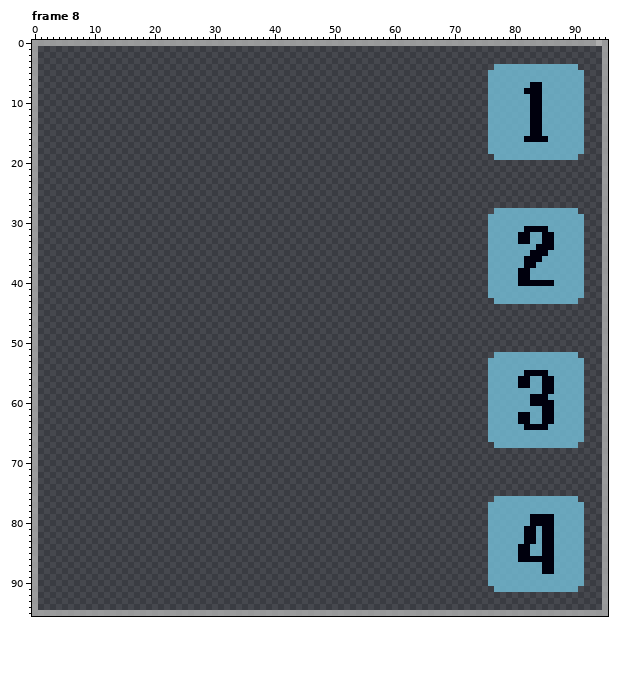
Two states of a pixel-art file, assets/images/imgui_light/algorithm.ase. This is how it looked before the edit.
96x96 pixels, 8 frames. Shown: frame 8. The commit also changed other frames, which this record leaves out.
After:
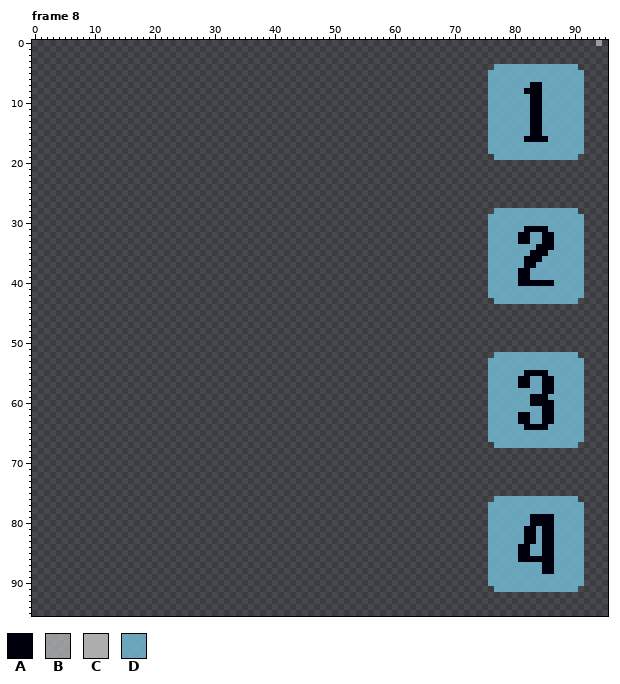
Palette (. is transparent): A #00000d  B #b3b3b3c7  C #b3b3b3f3  D #73bfd9cc
Message: Draw the algorithm and SSG-EG pictures' frames in a theme color
From old to new:
layer "Layer 3" removed
Changed rows in their new state; - is an unchanged pixel.
Frame 8:
first column x 0:
 0 ..............................................................................................B.
 1 .----------------------------------------------------------------------------------------------.
 2 .----------------------------------------------------------------------------------------------.
 3 .----------------------------------------------------------------------------------------------.
 4 .----------------------------------------------------------------------------------------------.
 5 .----------------------------------------------------------------------------------------------.
 6 .----------------------------------------------------------------------------------------------.
 7 .----------------------------------------------------------------------------------------------.
 8 .----------------------------------------------------------------------------------------------.
 9 .----------------------------------------------------------------------------------------------.
10 .----------------------------------------------------------------------------------------------.
11 .----------------------------------------------------------------------------------------------.
12 .----------------------------------------------------------------------------------------------.
13 .----------------------------------------------------------------------------------------------.
14 .----------------------------------------------------------------------------------------------.
15 .----------------------------------------------------------------------------------------------.
16 .----------------------------------------------------------------------------------------------.
17 .----------------------------------------------------------------------------------------------.
18 .----------------------------------------------------------------------------------------------.
19 .----------------------------------------------------------------------------------------------.
20 .----------------------------------------------------------------------------------------------.
21 .----------------------------------------------------------------------------------------------.
22 .----------------------------------------------------------------------------------------------.
23 .----------------------------------------------------------------------------------------------.
24 .----------------------------------------------------------------------------------------------.
25 .----------------------------------------------------------------------------------------------.
26 .----------------------------------------------------------------------------------------------.
27 .----------------------------------------------------------------------------------------------.
28 .----------------------------------------------------------------------------------------------.
29 .----------------------------------------------------------------------------------------------.
30 .----------------------------------------------------------------------------------------------.
31 .----------------------------------------------------------------------------------------------.
32 .----------------------------------------------------------------------------------------------.
33 .----------------------------------------------------------------------------------------------.
34 .----------------------------------------------------------------------------------------------.
35 .----------------------------------------------------------------------------------------------.
36 .----------------------------------------------------------------------------------------------.
37 .----------------------------------------------------------------------------------------------.
38 .----------------------------------------------------------------------------------------------.
39 .----------------------------------------------------------------------------------------------.
40 .----------------------------------------------------------------------------------------------.
41 .----------------------------------------------------------------------------------------------.
42 .----------------------------------------------------------------------------------------------.
43 .----------------------------------------------------------------------------------------------.
44 .----------------------------------------------------------------------------------------------.
45 .----------------------------------------------------------------------------------------------.
46 .----------------------------------------------------------------------------------------------.
47 .----------------------------------------------------------------------------------------------.
48 .----------------------------------------------------------------------------------------------.
49 .----------------------------------------------------------------------------------------------.
50 .----------------------------------------------------------------------------------------------.
51 .----------------------------------------------------------------------------------------------.
52 .----------------------------------------------------------------------------------------------.
53 .----------------------------------------------------------------------------------------------.
54 .----------------------------------------------------------------------------------------------.
55 .----------------------------------------------------------------------------------------------.
56 .----------------------------------------------------------------------------------------------.
57 .----------------------------------------------------------------------------------------------.
58 .----------------------------------------------------------------------------------------------.
59 .----------------------------------------------------------------------------------------------.
60 .----------------------------------------------------------------------------------------------.
61 .----------------------------------------------------------------------------------------------.
62 .----------------------------------------------------------------------------------------------.
63 .----------------------------------------------------------------------------------------------.
64 .----------------------------------------------------------------------------------------------.
65 .----------------------------------------------------------------------------------------------.
66 .----------------------------------------------------------------------------------------------.
67 .----------------------------------------------------------------------------------------------.
68 .----------------------------------------------------------------------------------------------.
69 .----------------------------------------------------------------------------------------------.
70 .----------------------------------------------------------------------------------------------.
71 .----------------------------------------------------------------------------------------------.
72 .----------------------------------------------------------------------------------------------.
73 .----------------------------------------------------------------------------------------------.
74 .----------------------------------------------------------------------------------------------.
75 .----------------------------------------------------------------------------------------------.
76 .----------------------------------------------------------------------------------------------.
77 .----------------------------------------------------------------------------------------------.
78 .----------------------------------------------------------------------------------------------.
79 .----------------------------------------------------------------------------------------------.
80 .----------------------------------------------------------------------------------------------.
81 .----------------------------------------------------------------------------------------------.
82 .----------------------------------------------------------------------------------------------.
83 .----------------------------------------------------------------------------------------------.
84 .----------------------------------------------------------------------------------------------.
85 .----------------------------------------------------------------------------------------------.
86 .----------------------------------------------------------------------------------------------.
87 .----------------------------------------------------------------------------------------------.
88 .----------------------------------------------------------------------------------------------.
89 .----------------------------------------------------------------------------------------------.
90 .----------------------------------------------------------------------------------------------.
91 .----------------------------------------------------------------------------------------------.
92 .----------------------------------------------------------------------------------------------.
93 .----------------------------------------------------------------------------------------------.
94 .----------------------------------------------------------------------------------------------.
95 ................................................................................................
Pixel boxes of the changes (left, top, right, bottom) in both pictures:
changed: (32, 40, 608, 616)
